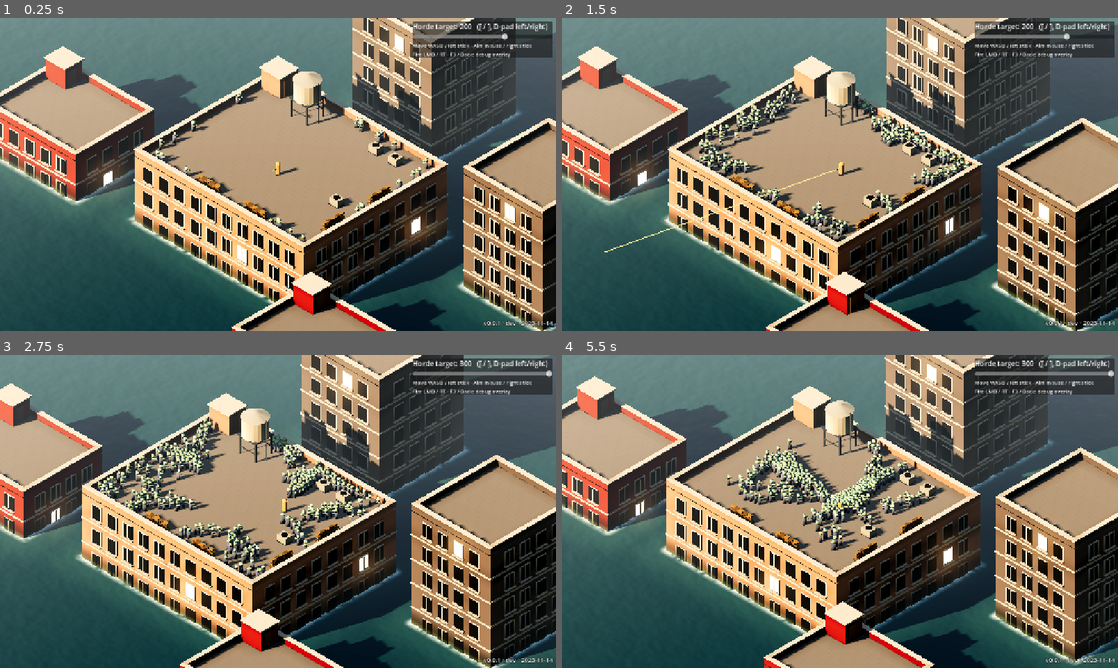
Above: before the commit, frames 1-4 (two rows, left to right).
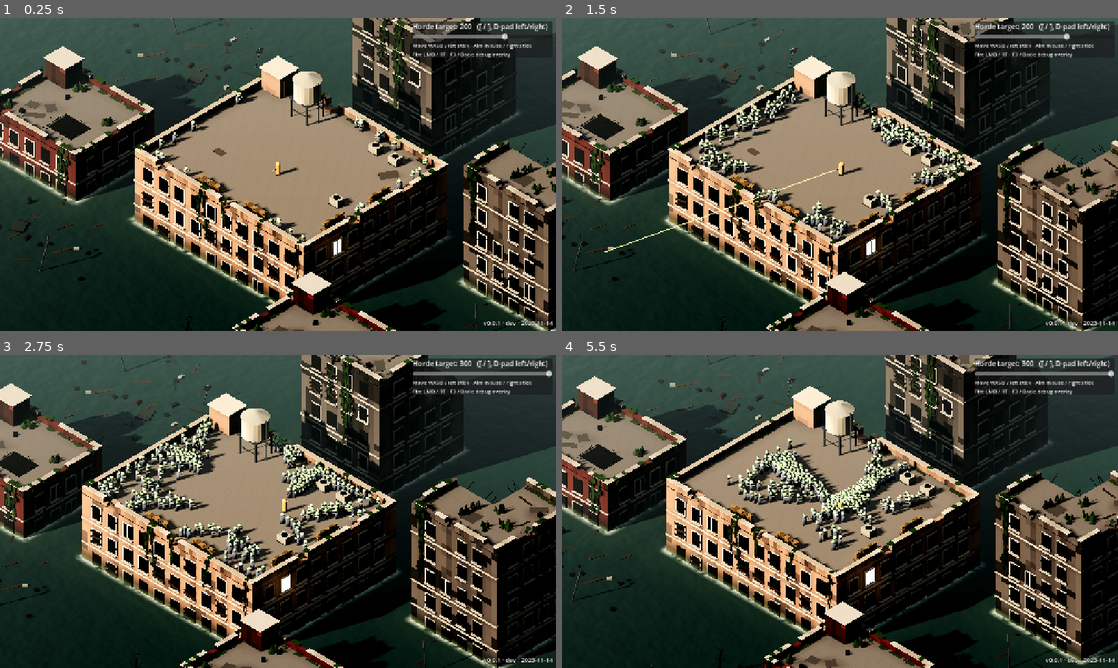
Above: after the commit, the same moments.

Repository: Twilightxc/DrownedCity
Game: Godot game, scene res://game/spikes/spike_launcher.tscn
The game is run twice, just before and just after one commit, with the same random seed, the same clock (stepped at 60 frames per second) and the same inputs.
Inputs (mouse positions are in pixels of both pictures, inside the frame that each line leads up to):
- Up to frame 1 (0.25 s): no input
- Up to frame 2 (1.5 s): tap Enter at 0.5 s; move the mouse to (962, 158) at 0.52 s; press the mouse at (962, 158) at 0.53 s; hold D (move_right) 0.53-1.25 s; release the mouse at (962, 158) at 1.25 s; drag from (728, 190) to (812, 237) at 1.27 s
- Up to frame 3 (2.75 s): move the mouse to (333, 442) at 2.02 s; hold D (move_right) from 2.03 s (still down); hold ] (horde_more) from 2.03 s (still down)
- Up to frame 4 (5.5 s): release D (move_right) at 2.75 s; release ] (horde_more) at 2.75 s; drag from (812, 574) to (673, 464) at 2.77 s; move the mouse to (1006, 558) at 3.52 s; hold A (move_left) 3.53-4.25 s; tap Alt at 3.6 s; drag from (673, 464) to (756, 433) at 4.27 s; move the mouse to (867, 511) at 5.02 s; press the mouse at (867, 511) at 5.03 s; hold S (move_down) from 5.03 s (still down)

The runs differ from the first frame. In frame 1, 77% of the frame differs, in the area x 0-100%, y 0-100%; in frame 2, 76%; in frame 3, 75%; in frame 4, 78%.

Commit message:
Abandoned / desolate pass on the Spike B scene
- kit_building: per-building decay drives aged palette, rain streaks and
  peeling patches (vertex colour per 0.8 m quad), broken / boarded /
  missing windows, parapet gaps, vines, moss, roof weeds and debris
- Ruins: roof hole on building_brick_2f, collapsed top corner with rubble
  and rebar on building_concrete_5f; base keeps a boarded floor and a few
  lit rooms
- kit_common: nested transform frames, per-quad face_color, aging
- kit_props: prop_flood_debris_a/b (sunken car, dead lamp and tree, road
  sign, flotsam) with a lighter algae tint via group "floating"
- Level: cooler sun, grey-green fog, saturation 0.8 / contrast 1.1 grade,
  murkier water
- Docs: CLAUDE.md art mood, DECISIONS, PHASE0(_RESULTS), docs/art/06

Co-Authored-By: Claude Opus 5.5 <noreply@anthropic.com>

Diff:
--- a/game/level/style15_level.gd
+++ b/game/level/style15_level.gd
@@ -4,9 +4,12 @@
 ## Style 1.5 shaders, publishes the water level as a global shader uniform, and feeds building
 ## footprints to the water shader (foam ring + shallow tint).
 ## Nodes in group "nav_obstacle" carry metadata/footprint (metres) for the spike's NavGrid.
+## Nodes in group "floating" sit on the water line and get a lighter wet/algae tint, otherwise the
+## whole prop would read as algae.
 
 const SURFACE_MATERIAL: Material = preload("res://game/level/style15_surface.tres")
 const EMISSIVE_MATERIAL: Material = preload("res://game/level/style15_emissive.tres")
+const FLOATING_MATERIAL: Material = preload("res://game/level/style15_surface_floating.tres")
 const MAX_FOOTPRINTS: int = 16
 
 @export var water_level: float = -8.6
@@ -15,11 +18,14 @@
 
 func _ready() -> void:
 	RenderingServer.global_shader_parameter_set("water_level", water_level)
-	_apply_materials(self)
+	_apply_materials(self, SURFACE_MATERIAL)
+	for node: Node in get_tree().get_nodes_in_group("floating"):
+		if is_ancestor_of(node):
+			_apply_materials(node, FLOATING_MATERIAL)
 	_publish_footprints()
 
 
-func _apply_materials(root: Node) -> void:
+func _apply_materials(root: Node, surface: Material) -> void:
 	for node: Node in root.find_children("*", "MeshInstance3D", true, false):
 		var mi: MeshInstance3D = node as MeshInstance3D
 		if mi == water or mi.mesh == null:
@@ -30,7 +36,7 @@
 			if mat_name == "emissive":
 				mi.set_surface_override_material(s, EMISSIVE_MATERIAL)
 			elif mat_name == "surface":
-				mi.set_surface_override_material(s, SURFACE_MATERIAL)
+				mi.set_surface_override_material(s, surface)
 
 
 func _publish_footprints() -> void:
--- a/game/level/style15_level.tscn
+++ b/game/level/style15_level.tscn
@@ -8,12 +8,14 @@
 [ext_resource type="PackedScene" path="res://assets/models/prop_ac_unit.glb" id="6_ac"]
 [ext_resource type="PackedScene" path="res://assets/models/prop_sandbag_wall.glb" id="7_sandbag"]
 [ext_resource type="Shader" path="res://game/shaders/water.gdshader" id="8_water"]
+[ext_resource type="PackedScene" path="res://assets/models/prop_flood_debris_a.glb" id="9_debris_a"]
+[ext_resource type="PackedScene" path="res://assets/models/prop_flood_debris_b.glb" id="10_debris_b"]
 
 [sub_resource type="ProceduralSkyMaterial" id="SkyMat_dusk"]
-sky_top_color = Color(0.36, 0.47, 0.6, 1)
-sky_horizon_color = Color(0.85, 0.7, 0.58, 1)
-ground_bottom_color = Color(0.12, 0.18, 0.19, 1)
-ground_horizon_color = Color(0.5, 0.48, 0.45, 1)
+sky_top_color = Color(0.4, 0.45, 0.48, 1)
+sky_horizon_color = Color(0.66, 0.62, 0.56, 1)
+ground_bottom_color = Color(0.1, 0.13, 0.13, 1)
+ground_horizon_color = Color(0.45, 0.45, 0.43, 1)
 sun_angle_max = 10.0
 
 [sub_resource type="Sky" id="Sky_dusk"]
@@ -22,24 +24,27 @@
 
 [sub_resource type="Environment" id="Env_dusk"]
 background_mode = 1
-background_color = Color(0.16, 0.24, 0.26, 1)
+background_color = Color(0.2, 0.24, 0.24, 1)
 sky = SubResource("Sky_dusk")
 ambient_light_source = 3
-ambient_light_energy = 0.5
+ambient_light_energy = 0.45
 reflected_light_source = 2
 tonemap_mode = 3
-tonemap_exposure = 0.85
+tonemap_exposure = 0.9
 glow_enabled = true
-glow_intensity = 0.9
+glow_intensity = 0.8
 glow_strength = 1.1
 glow_blend_mode = 0
 glow_hdr_threshold = 1.0
 fog_enabled = true
 fog_mode = 1
-fog_light_color = Color(0.62, 0.66, 0.68, 1)
-fog_density = 0.55
-fog_depth_begin = 45.0
-fog_depth_end = 170.0
+fog_light_color = Color(0.4, 0.46, 0.45, 1)
+fog_density = 0.6
+fog_depth_begin = 50.0
+fog_depth_end = 160.0
+adjustment_enabled = true
+adjustment_contrast = 1.1
+adjustment_saturation = 0.8
 
 [sub_resource type="FastNoiseLite" id="Noise_a"]
 frequency = 0.02
@@ -68,8 +73,12 @@
 
 [sub_resource type="ShaderMaterial" id="Mat_water"]
 shader = ExtResource("8_water")
+shader_parameter/deep_color = Color(0.085, 0.155, 0.145, 1)
+shader_parameter/shallow_color = Color(0.12, 0.19, 0.15, 1)
+shader_parameter/foam_color = Color(0.6, 0.62, 0.56, 1)
 shader_parameter/normal_a = SubResource("NormalTex_a")
 shader_parameter/normal_b = SubResource("NormalTex_b")
+shader_parameter/roughness = 0.3
 
 [sub_resource type="PlaneMesh" id="Mesh_water"]
 material = SubResource("Mat_water")
@@ -84,8 +93,8 @@
 
 [node name="Sun" type="DirectionalLight3D" parent="."]
 transform = Transform3D(0.9539, 0.1500, -0.2598, -0.0000, 0.8660, 0.5000, 0.3000, -0.4770, 0.8262, 0, 20, 0)
-light_color = Color(1, 0.78, 0.56, 1)
-light_energy = 1.6
+light_color = Color(1, 0.84, 0.7, 1)
+light_energy = 1.45
 shadow_enabled = true
 shadow_bias = 0.05
 shadow_normal_bias = 1.5
@@ -113,8 +122,8 @@
 metadata/footprint = Vector2(12, 13)
 
 [node name="Concrete5F2" parent="Backdrop" groups=["water_footprint"] instance=ExtResource("4_concrete")]
-transform = Transform3D(1, 0, 0, 0, 1, 0, 0, 0, 1, 27, -8.6, -12)
-metadata/footprint = Vector2(12, 13)
+transform = Transform3D(0, 0, 1, 0, 1, 0, -1, 0, 0, 27, -8.6, -12)
+metadata/footprint = Vector2(13, 12)
 
 [node name="Brick2F" parent="Backdrop" groups=["water_footprint"] instance=ExtResource("3_brick")]
 transform = Transform3D(1, 0, 0, 0, 1, 0, 0, 0, 1, 22, -8.6, 18)
@@ -123,6 +132,20 @@
 [node name="Brick2F2" parent="Backdrop" groups=["water_footprint"] instance=ExtResource("3_brick")]
 transform = Transform3D(1, 0, 0, 0, 1, 0, 0, 0, 1, -27, -8.6, 7)
 metadata/footprint = Vector2(14, 12)
+
+[node name="Flood" type="Node3D" parent="."]
+
+[node name="DebrisA" parent="Flood" groups=["floating"] instance=ExtResource("9_debris_a")]
+transform = Transform3D(1, 0, 0, 0, 1, 0, 0, 0, 1, -18, -8.6, 22)
+
+[node name="DebrisB" parent="Flood" groups=["floating"] instance=ExtResource("10_debris_b")]
+transform = Transform3D(0, 0, 1, 0, 1, 0, -1, 0, 0, 10, -8.6, 26)
+
+[node name="DebrisA2" parent="Flood" groups=["floating"] instance=ExtResource("9_debris_a")]
+transform = Transform3D(-1, 0, 0, 0, 1, 0, 0, 0, -1, -30, -8.6, -14)
+
+[node name="DebrisB2" parent="Flood" groups=["floating"] instance=ExtResource("10_debris_b")]
+transform = Transform3D(1, 0, 0, 0, 1, 0, 0, 0, 1, 34, -8.6, 4)
 
 [node name="Props" type="Node3D" parent="."]
 
--- /dev/null
+++ b/game/level/style15_surface_floating.tres
@@ -0,0 +1,9 @@
+[gd_resource type="ShaderMaterial" load_steps=2 format=3]
+
+[ext_resource type="Shader" path="res://game/shaders/style15_surface.gdshader" id="1_shader"]
+
+[resource]
+resource_name = "style15_surface_floating"
+shader = ExtResource("1_shader")
+shader_parameter/wet_amount = 0.35
+shader_parameter/algae_amount = 0.12
Binary file changed: assets/models/building_base_3f.glb
Binary file changed: assets/models/building_brick_2f.glb
Binary file changed: assets/models/building_concrete_5f.glb
Binary file changed: assets/models/prop_ac_unit.glb
Binary file added: assets/models/prop_flood_debris_a.glb
Not shown, added: assets/models/prop_flood_debris_a.glb.import
Binary file added: assets/models/prop_flood_debris_b.glb
Not shown, added: assets/models/prop_flood_debris_b.glb.import
Binary file changed: assets/models/prop_sandbag_wall.glb
Binary file changed: assets/models/prop_water_tower.glb
Binary file added: docs/art/06_desolate_vs_spike_b.png
Not shown: 1 places in game/level/style15_level.tscn that only renumber resources
(and 8 more such lines)
